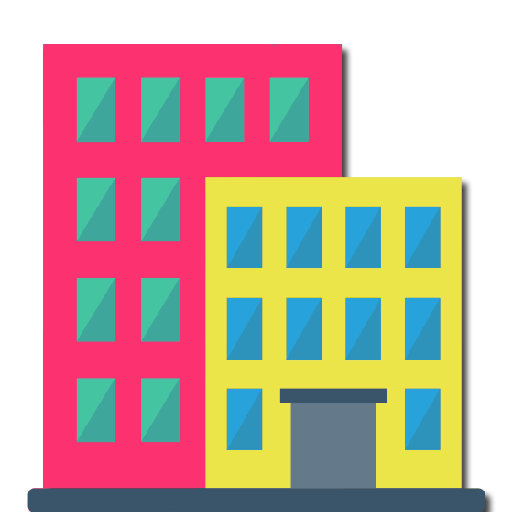
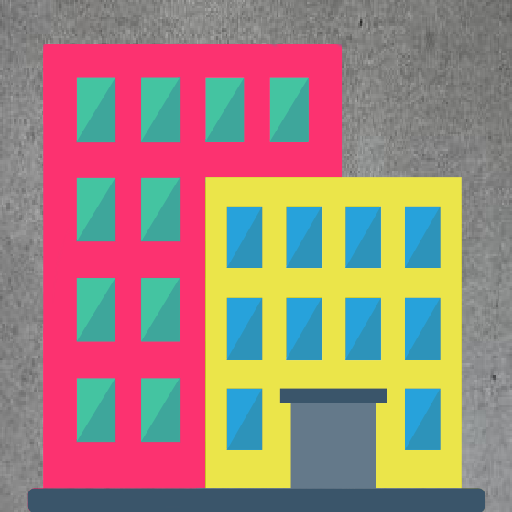
Comparing the layer stacks of the two 512px x 512px images. Changes:
added layer "Layer 3" over left=0, top=0, right=512, bottom=512
